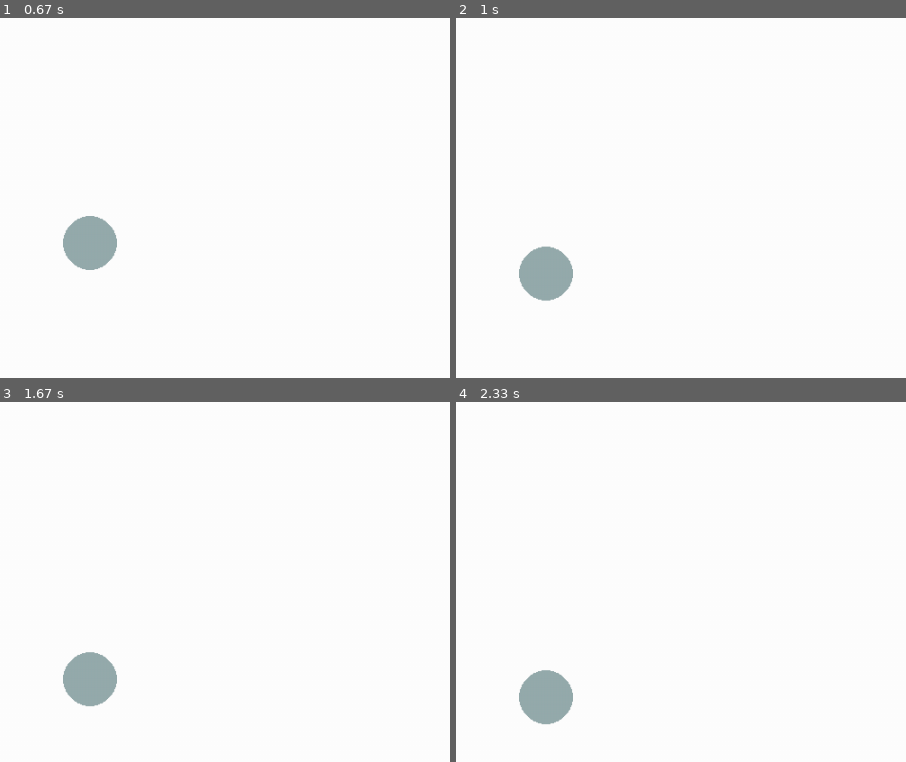
Above: before the commit, frames 1-4 (two rows, left to right).
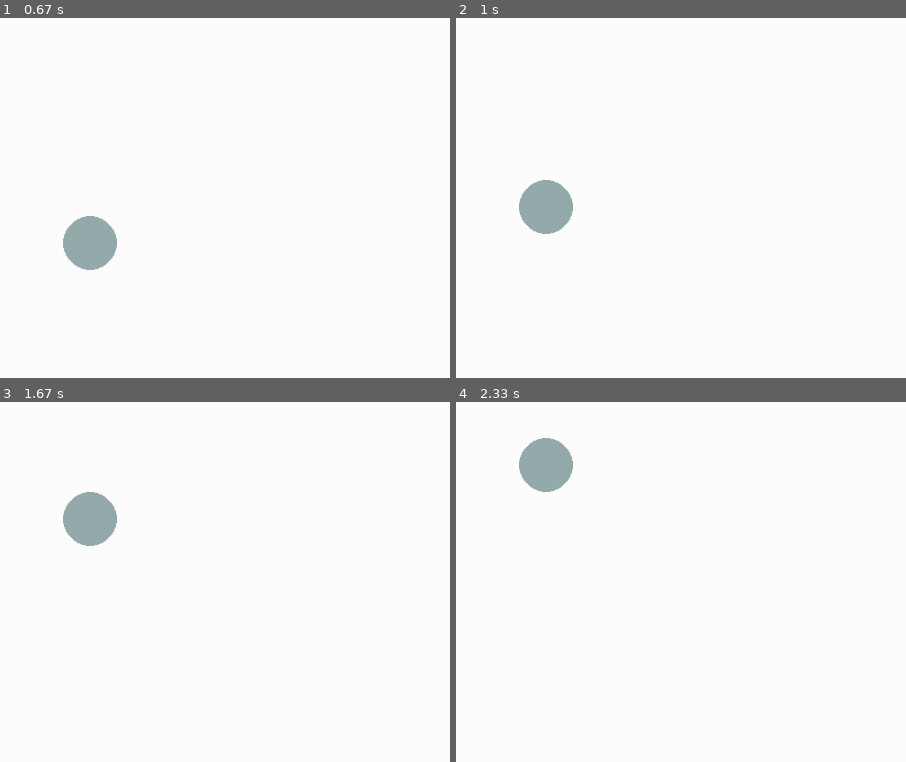
Above: after the commit, the same moments.

Repository: sbkhvdsanjlfdanbl/The-Quest-of-Space-Lizard
Game: pygame game, started from Test_Invironment.py
Two runs of this game, one before a commit and one after it. Both use one fixed random seed, a clock stepped at 60 frames per second and the inputs below.
Inputs:
- Up to frame 1 (0.67 s): hold Up from 0.33 s (still down)
- Up to frame 2 (1 s): release Up at 0.8 s; hold Up from 0.83 s (still down)
- Up to frame 3 (1.67 s): release Up at 1.2 s; hold Up 1.23-1.53 s; hold Up from 1.57 s (still down)
- Up to frame 4 (2.33 s): release Up at 1.93 s; hold Up 1.97-2.27 s; hold Up from 2.3 s (still down)
The pictures show only the part of the screen within x 0-50%, y 0-50%; the shares and areas given below are measured in that part.

Frame 1 is identical in both runs. In frame 2, 2.8% of the frame differs, in the area x 14-26%, y 45-79%; in frame 3, 2.8%; in frame 4, 2.8%.

Commit message:
Add files via upload

Diff:
--- a/Test_Invironment.py
+++ b/Test_Invironment.py
@@ -33,6 +33,12 @@
             if event.type == pygame.QUIT:
                 quitGame()
         keys = pygame.key.get_pressed()
+        if PlayerData[3] <= 13:
+            PlayerData[3] = 13
+        elif PlayerData[3] >= 987:
+            PlayerData[3] = 987
+        elif PlayerData[4] <= 30:
+            PlayerData[4] = 30
         if keys[pygame.K_UP]:
             Up_Move(PlayerData[3],PlayerData[4])
         elif PlayerData[4] < 350:
@@ -50,21 +56,21 @@
 def Up_Move(playerX, playerY):
     SCREEN.fill(WHITE)
     playerY -= 5
-    for i in range(0, len(PlayerData)):
-        PlayerData.remove(PlayerData[0])
-    PlayerData.append(R)
-    PlayerData.append(G)
-    PlayerData.append(B)
-    PlayerData.append(playerX)
-    PlayerData.append(playerY)
-    PlayerData.append(player_size)
+    PlayerData[4] = playerY
 
 def GravityEffect(playerY):
-    DecAmount = playerY - 350
-    DecAmount = DecAmount / 5
-    playerY -= DecAmount
+##    DecAmount = playerY - 350
+##    DecAmount = DecAmount / 10
+##    playerY -= DecAmount
+##    playerY = int(playerY // 1)
+##    print(playerY)
+##    PlayerData[4] = playerY
+##    playerY -= DecAmount
+##    playerY = int(playerY // 1)
+##    print(playerY)
+##    PlayerData[4] = playerY
+    playerY += 5
     PlayerData[4] = playerY
 
 
-
 gameLoop()
